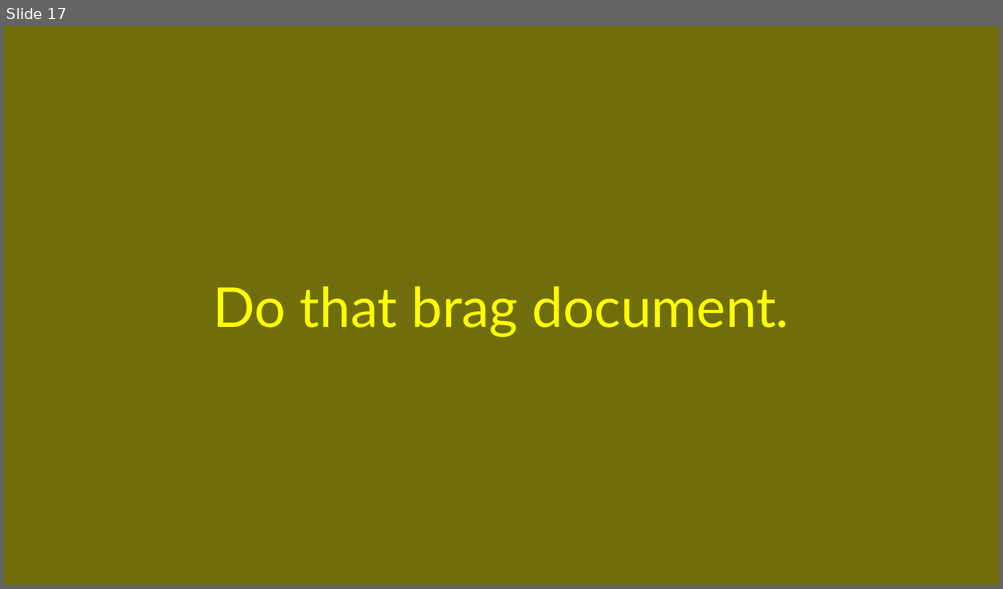
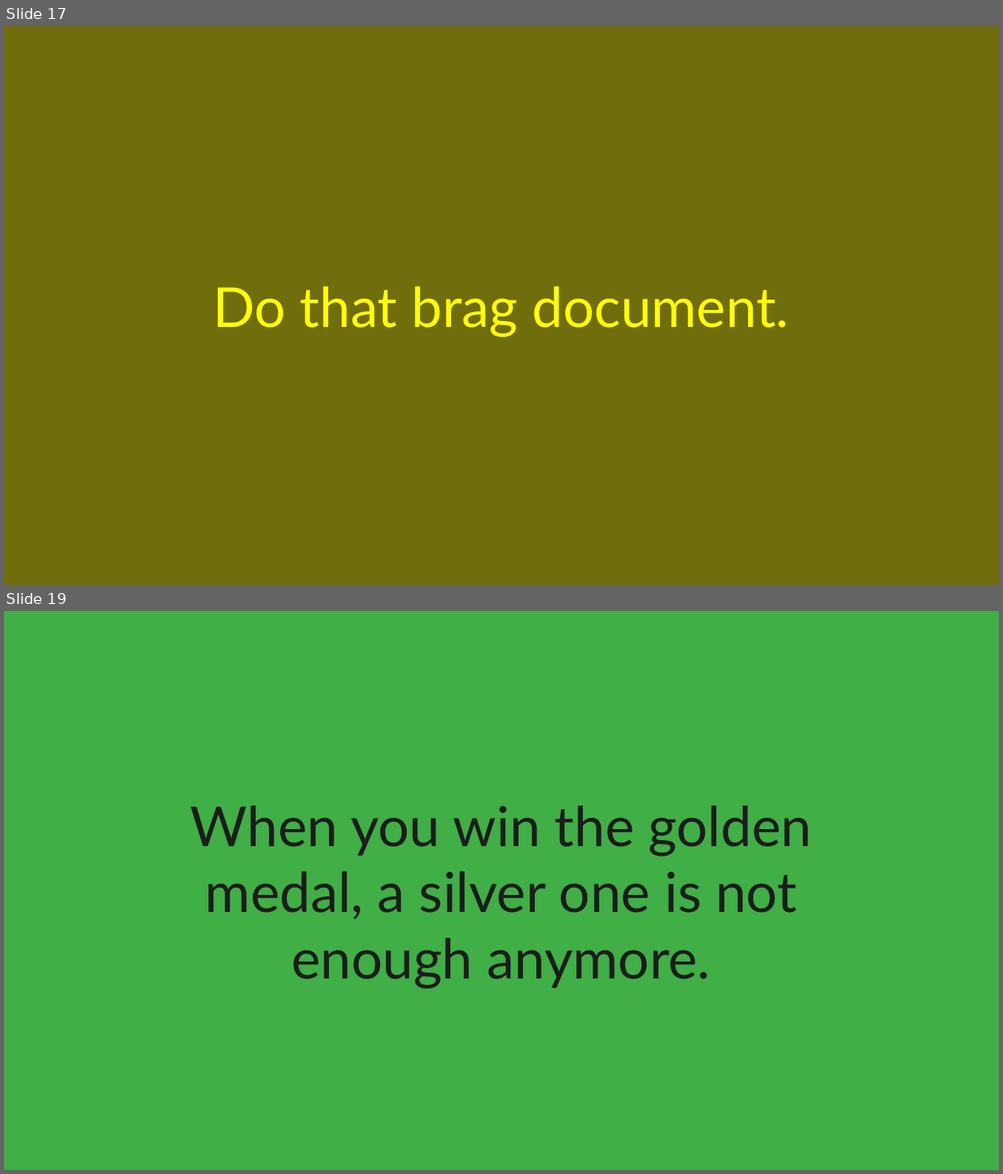
Before and after one commit to ex033067/configs, a slide deck: linux/auto-wallpapers/auto-wallpapers.odp. Shown one above the other, each under a label of ours: slide 17 before the commit, slides 17 and 19 after it; the slides between them are not shown. The pictures are 1003x589 and 1003x1174 pixels, drawn with LibreOffice and Linux fonts; fonts in the diff are those of the drawing. Boxes give left, top, right and bottom in pixels: in the first picture for what was removed or moved away, otherwise in the second. Text is boxed around its words. In the diff, an @@ line names an element or a change of style, - is before the commit and + after.

```diff
--- a/linux/auto-wallpapers/auto-wallpapers.odp
+++ b/linux/auto-wallpapers/auto-wallpapers.odp
@@ slide 19 added at (x1=4, y1=611, x2=999, y2=1170), background #3FAF46 @@
@@ text added at (x1=190, y1=806, x2=812, y2=989), 44 pt, text #1C1C1C @@
+When you win the golden medal, a silver one is not enough anymore.
```
Also in this commit, not shown: 4 other slides added.
